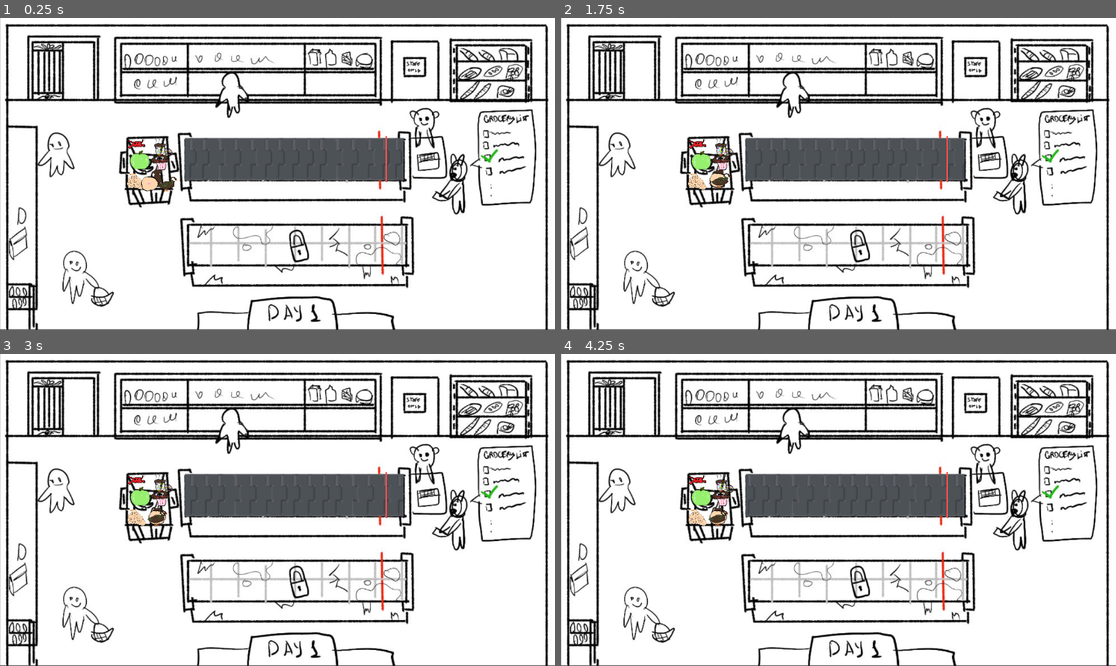
Above: before the commit, frames 1-4 (two rows, left to right).
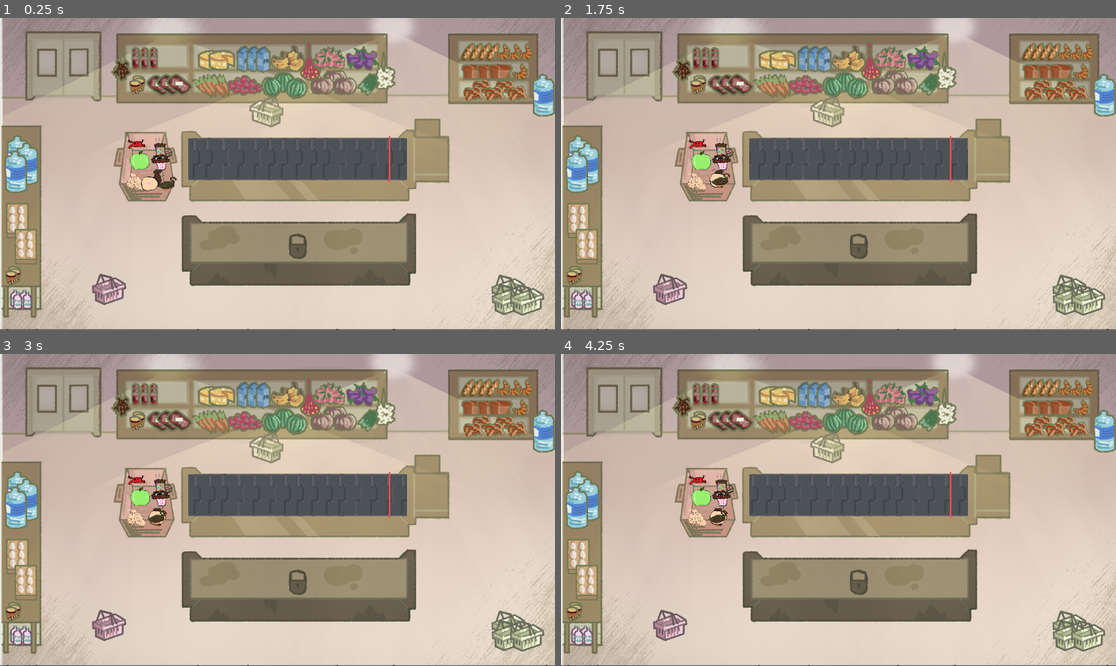
Above: after the commit, the same moments.

Repository: TheSenPie/disco-market
Game: Godot game, scene res://main.tscn
Two runs of this game, one before a commit and one after it. Both use one fixed random seed, a clock stepped at 60 frames per second and the inputs below. Before the commit the project has no main scene; this scene is started directly in both runs.
Inputs (mouse positions are in pixels of both pictures, inside the frame that each line leads up to):
- Up to frame 1 (0.25 s): no input
- Up to frame 2 (1.75 s): tap Enter at 0.5 s; move the mouse to (699, 158) at 0.52 s; click (699, 158) at 0.67 s; tap Space at 0.77, 1.25, 1.52 s; move the mouse to (716, 177) at 1.27 s; click (716, 177) at 1.42 s
- Up to frame 3 (3 s): tap Enter at 2 s; move the mouse to (133, 516) at 2.02 s; click (133, 516) at 2.17 s; tap Space at 2.75 s; move the mouse to (155, 516) at 2.77 s; click (155, 516) at 2.92 s
- Up to frame 4 (4.25 s): tap Space at 3.02, 3.77 s; tap Enter at 3.5 s; move the mouse to (721, 485) at 3.52 s; click (721, 485) at 3.67 s

The runs differ from the first frame. In frame 1, 93% of the frame differs, in the area x 0-100%, y 0-100%; in frame 2, 93%; in frame 3, 93%; in frame 4, 93%.

Commit message:
Added sprites

Diff:
--- a/main.tscn
+++ b/main.tscn
@@ -1,15 +1,19 @@
-[gd_scene load_steps=11 format=3 uid="uid://dmwrd6otsaew5"]
+[gd_scene load_steps=15 format=3 uid="uid://dmwrd6otsaew5"]
 
 [ext_resource type="Texture2D" uid="uid://cq6wiqlvpd575" path="res://assets/preview.jpg" id="1_ig7tw"]
 [ext_resource type="PackedScene" uid="uid://dap73vn77pecc" path="res://objects/belt/belt.tscn" id="2_0xm2m"]
+[ext_resource type="Texture2D" uid="uid://biplig1hl5c62" path="res://assets/Sprites/background.png" id="2_efxa6"]
 [ext_resource type="PackedScene" uid="uid://7joj6v22pfw7" path="res://objects/item/apple.tscn" id="3_h2yge"]
+[ext_resource type="Texture2D" uid="uid://pjvxdr0d7x70" path="res://assets/Sprites/furniture.png" id="3_w48qg"]
 [ext_resource type="PackedScene" uid="uid://c8phfwcg3qysd" path="res://objects/item/ant.tscn" id="4_4c57u"]
+[ext_resource type="Texture2D" uid="uid://dtkege8apx01x" path="res://assets/Sprites/lights.png" id="4_vivmo"]
 [ext_resource type="PackedScene" uid="uid://e3mk4fd52ry6" path="res://objects/item/balls.tscn" id="5_efxa6"]
 [ext_resource type="PackedScene" uid="uid://bvy6voirbslyx" path="res://objects/item/boob.tscn" id="6_dg77c"]
 [ext_resource type="PackedScene" uid="uid://busye05j6kuqb" path="res://objects/item/coffee.tscn" id="7_ycdy4"]
 [ext_resource type="PackedScene" uid="uid://b0d67cgjg26il" path="res://objects/item/crab.tscn" id="8_w48qg"]
 [ext_resource type="PackedScene" uid="uid://c41nufm3sbqhw" path="res://objects/item/cupcake.tscn" id="9_vivmo"]
 [ext_resource type="PackedScene" uid="uid://dlugvi0nglbyr" path="res://objects/item/duck.tscn" id="10_2cqfq"]
+[ext_resource type="Texture2D" uid="uid://bpr1mi0io4di0" path="res://assets/Sprites/food.png" id="14_2cqfq"]
 
 [node name="Main" type="Node2D"]
 
@@ -18,8 +22,23 @@
 scale = Vector2(1.16764, 1.16722)
 texture = ExtResource("1_ig7tw")
 
+[node name="Background" type="Sprite2D" parent="."]
+position = Vector2(579, 322)
+scale = Vector2(0.600002, 0.600003)
+texture = ExtResource("2_efxa6")
+
+[node name="Furniture" type="Sprite2D" parent="."]
+position = Vector2(579, 321)
+scale = Vector2(0.6, 0.599999)
+texture = ExtResource("3_w48qg")
+
+[node name="Lights" type="Sprite2D" parent="."]
+position = Vector2(581, 328)
+scale = Vector2(0.598798, 0.619684)
+texture = ExtResource("4_vivmo")
+
 [node name="Belt" parent="." instance=ExtResource("2_0xm2m")]
-position = Vector2(384, 249)
+position = Vector2(391, 249)
 scale = Vector2(1.889, 1.955)
 
 [node name="Apple" parent="." instance=ExtResource("3_h2yge")]
@@ -45,3 +64,8 @@
 
 [node name="Item7" parent="." instance=ExtResource("10_2cqfq")]
 position = Vector2(347, 341)
+
+[node name="Food" type="Sprite2D" parent="."]
+position = Vector2(582, 325)
+scale = Vector2(0.6, 0.600001)
+texture = ExtResource("14_2cqfq")
--- a/project.godot
+++ b/project.godot
@@ -11,6 +11,7 @@
 [application]
 
 config/name="disco-market"
+run/main_scene="uid://dmwrd6otsaew5"
 config/features=PackedStringArray("4.4", "Mobile")
 config/icon="res://icon.svg"
 
Binary file added: assets/Sprites/background.png
Not shown, added: assets/Sprites/background.png.import
Binary file added: assets/Sprites/cats.png
Not shown, added: assets/Sprites/cats.png.import
Binary file added: assets/Sprites/food.png
Not shown, added: assets/Sprites/food.png.import
Binary file added: assets/Sprites/furniture.png
Not shown, added: assets/Sprites/furniture.png.import
Binary file added: assets/Sprites/lights.png
Not shown, added: assets/Sprites/lights.png.import
